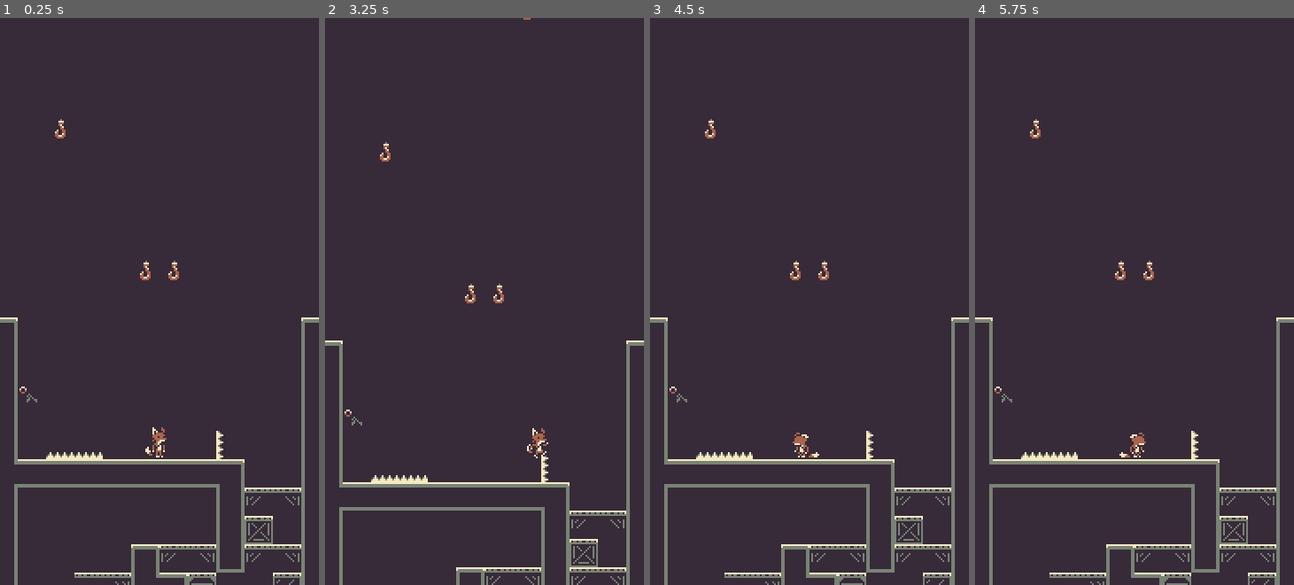
Above: before the commit, frames 1-4 (left to right).
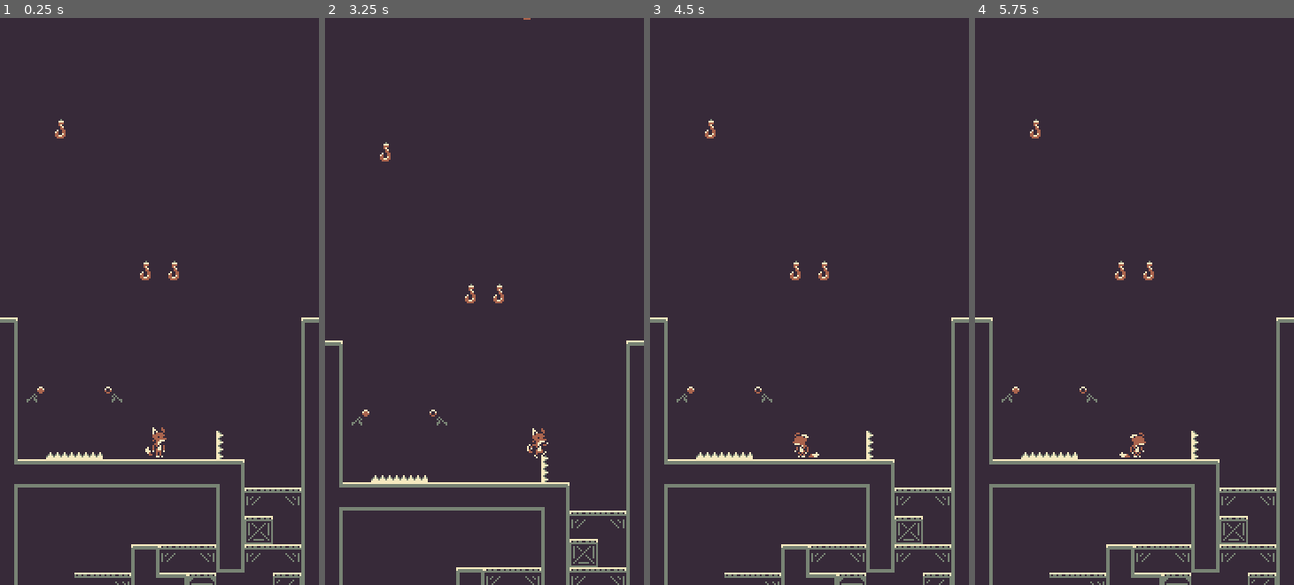
Above: after the commit, the same moments.

Repository: diego-escalante/GO2023-GrapplePack
Game: Godot game, scene res://world/world.tscn
Same seed, same stepped clock (60 frames per second), same inputs: the game is played once before the commit and once after it.
Inputs (mouse positions are in pixels of both pictures, inside the frame that each line leads up to):
- Up to frame 1 (0.25 s): no input
- Up to frame 2 (3.25 s): tap Enter at 0.5 s; move the mouse to (554, 273) at 0.52 s; press the mouse at (554, 273) at 0.53 s; hold D (right) 0.53-2.03 s; tap W (jump) at 0.77, 1.52, 3.02 s; move the mouse to (420, 329) at 1.27 s; release the mouse at (420, 329) at 1.28 s; click (420, 329) at 1.35 s; move the mouse to (516, 176) at 2.02 s; press the mouse at (516, 176) at 2.03 s; hold A (left) 2.03-2.78 s; tap R at 2.1 s; move the mouse to (468, 414) at 2.77 s; release the mouse at (468, 414) at 2.78 s; hold D (right) from 2.78 s (still down); click (468, 414) at 2.85 s
- Up to frame 3 (4.5 s): move the mouse to (905, 386) at 3.52 s; press the mouse at (905, 386) at 3.53 s; tap W (jump) at 3.77 s; move the mouse to (713, 216) at 4.27 s; release D (right) at 4.28 s; release the mouse at (713, 216) at 4.28 s; hold A (left) from 4.28 s (still down); tap R at 4.35 s
- Up to frame 4 (5.75 s): tap W (jump) at 4.52 s; click (1038, 216) at 4.55 s; move the mouse to (1150, 301) at 5.02 s; release A (left) at 5.03 s; press the mouse at (1150, 301) at 5.03 s; hold D (right) from 5.03 s (still down)

The runs differ from the first frame. In frame 1, less than 0.1% of the frame differs, in the area x 6-39%, y 65-68%; in frame 2, less than 0.1%; in frame 3, less than 0.1%; in frame 4, less than 0.1%.

Commit message:
Allow switches to be Powerably chained

Diff:
--- a/objects/powerables/powerable.gd
+++ b/objects/powerables/powerable.gd
@@ -1,7 +1,7 @@
 extends Node
 class_name Powerable
 
-signal changed(is_powered: bool)
+signal changed(is_powered: bool, origin: Powerable)
 
 @export var _is_powered := false
 @export var _upstream: Powerable
@@ -15,12 +15,15 @@
 	if _upstream != null:
 		_upstream.changed.connect(_on_changed)
 
-func _on_changed(is_powered: bool) -> void:
+func _on_changed(is_powered: bool, origin: Powerable) -> void:
+	if origin == self:
+		# Break out of cyclical chains
+		return
 	_is_powered = !is_powered if _negate_upstream else is_powered
 	if _signal_delay > 0:
-		get_tree().create_timer(_signal_delay).timeout.connect(func(): changed.emit(_is_powered))
+		get_tree().create_timer(_signal_delay).timeout.connect(func(): changed.emit(_is_powered, origin))
 	else:
-		changed.emit(_is_powered)
+		changed.emit(_is_powered, origin)
 	_change()
 
 
--- a/objects/switch/switch.gd
+++ b/objects/switch/switch.gd
@@ -4,15 +4,21 @@
 @onready var _sprite := $Sprite as AnimatedSprite2D
 
 func _ready() -> void:
-	# Switches do not use upstream power signals. No need to use super() here.
+	super()
 	_sprite.animation = "to_on" if _is_powered else "to_off"
 	_sprite.frame = 1
 	($GrappleArea as Area2D).body_entered.connect(_on_grappled)
 
 
 func _on_grappled(_body: Node2D) -> void:
-	# Switches are special, they do not change via upstream signals, but by the grapple.
-	_on_changed(!_is_powered)
+	# This is nearly identical to the Powerable's _on_change() function, except that it does not
+	# not check the origin source to break out early, because this is the start of a signal chain.
+	_is_powered = !_is_powered
+	if _signal_delay > 0:
+		get_tree().create_timer(_signal_delay).timeout.connect(func(): changed.emit(_is_powered, self))
+	else:
+		changed.emit(_is_powered, self)
+	_change()
 
 
 func _change() -> void:
--- a/objects/switch/switch.tscn
+++ b/objects/switch/switch.tscn
@@ -50,6 +50,7 @@
 
 [node name="Switch" type="Node2D"]
 script = ExtResource("2_bhlsm")
+_signal_delay = 0.0
 
 [node name="GrappleArea" parent="." instance=ExtResource("3_ji1l4")]
 is_hookable = false
--- a/world/world.tscn
+++ b/world/world.tscn
@@ -31,5 +31,13 @@
 editor_draw_drag_margin = true
 script = ExtResource("5_ygp26")
 
-[node name="Switch" parent="." instance=ExtResource("4_6rjuc")]
+[node name="Switch" parent="." node_paths=PackedStringArray("_upstream") instance=ExtResource("4_6rjuc")]
 position = Vector2(-72, -280)
+_is_powered = true
+_upstream = NodePath("../Switch2")
+_negate_upstream = true
+
+[node name="Switch2" parent="." node_paths=PackedStringArray("_upstream") instance=ExtResource("4_6rjuc")]
+position = Vector2(-24, -280)
+_upstream = NodePath("../Switch")
+_negate_upstream = true
